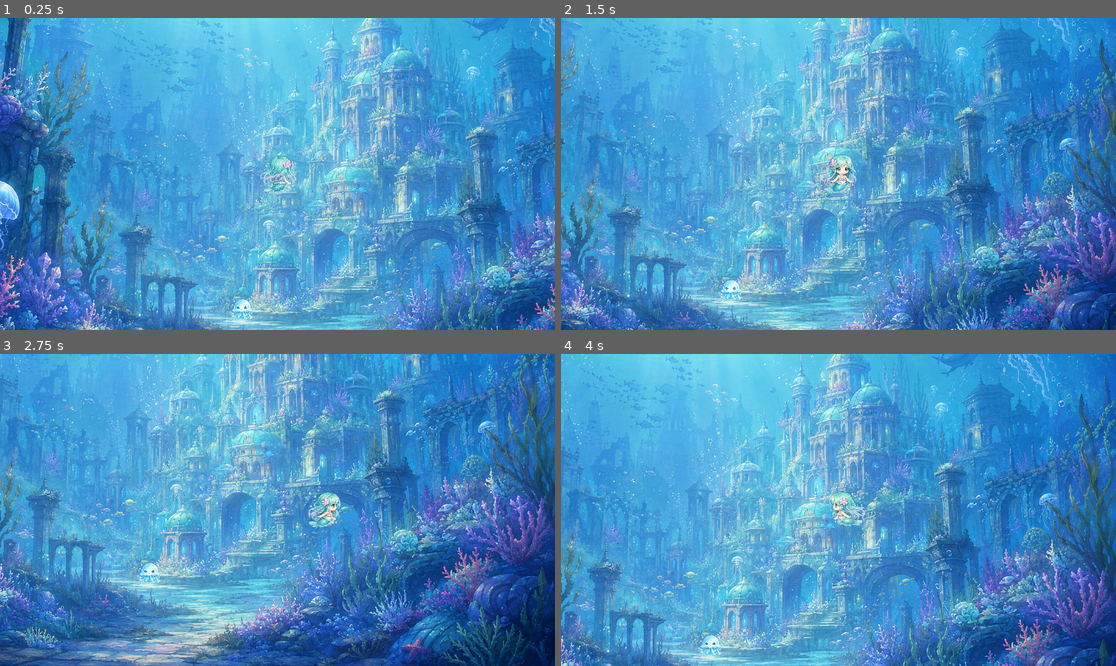
Above: before the commit, frames 1-4 (two rows, left to right).
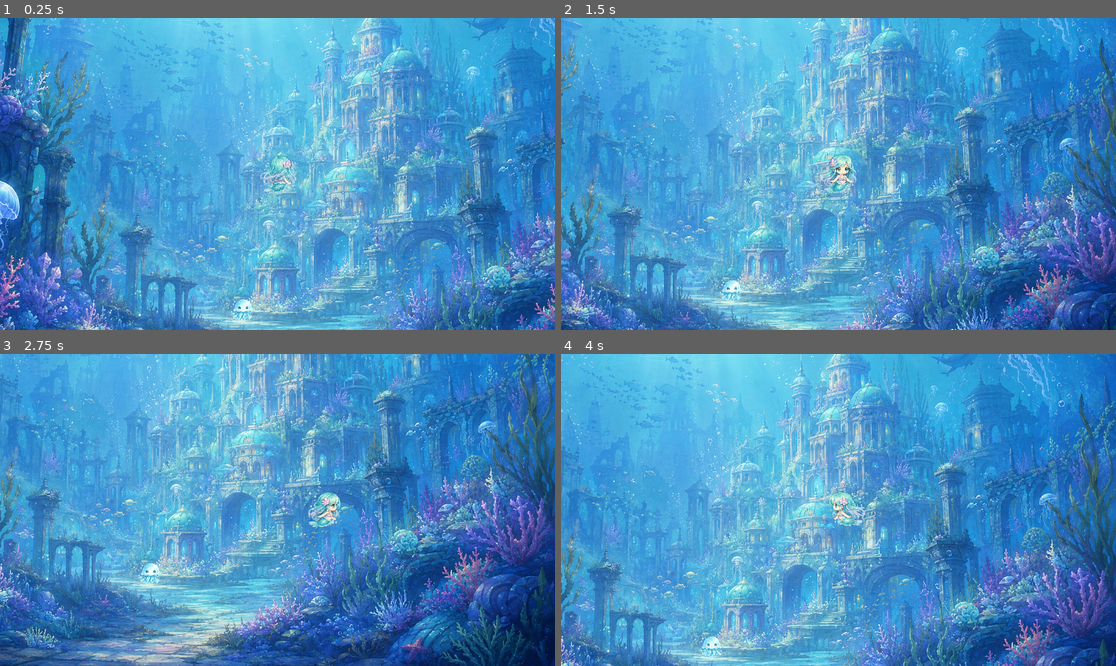
Above: after the commit, the same moments.

Repository: ZeppelinTsai/TheLastAria
Game: Godot game, scene res://scenes/main.tscn
Two runs of this game, one before a commit and one after it. Both use one fixed random seed, a clock stepped at 60 frames per second and the inputs below.
Inputs:
- Up to frame 1 (0.25 s): no input
- Up to frame 2 (1.5 s): tap Enter (ui_accept) at 0.5, 1.35 s; hold Right (ui_right) 0.53-1.28 s; hold Enter (ui_accept) 0.53-1.28 s; hold Down (ui_down) from 1.28 s (still down)
- Up to frame 3 (2.75 s): tap Enter (ui_accept) at 1.52, 1.82 s; release Down (ui_down) at 2.03 s; hold Right (ui_right) from 2.03 s (still down); hold Enter (ui_accept) from 2.03 s (still down)
- Up to frame 4 (4 s): release Right (ui_right) at 2.78 s; release Enter (ui_accept) at 2.78 s; hold Up (ui_up) 2.78-3.53 s; tap Enter (ui_accept) at 2.85, 3.02, 3.32 s; hold Left (ui_left) from 3.53 s (still down); hold Enter (ui_accept) from 3.53 s (still down)

The runs differ from the first frame. In frame 1, 0.1% of the frame differs, in the area x 41-46%, y 90-97%; in frame 2, 0.1%; in frame 3, 0.1%; in frame 4, 0.2%, in the area x 24-30%, y 90-98%.

Commit message:
next_indicator.text = "▼"

Diff:
--- a/scenes/main.gd
+++ b/scenes/main.gd
@@ -5,11 +5,16 @@
 @onready var speaker_name = $UI/DialogBox/SpeakerName
 @onready var speaker_avatar = $UI/DialogBox/SpeakerAvatar
 @onready var type_sound = $TypeSound
+@onready var background_music = $BackgroundMusic
 @onready var next_indicator = $UI/DialogBox/NextIndicator
 @onready var player = $Player
+@onready var lumi = $Lumi
 var avatars = {}
 var next_indicator_base_position = Vector2.ZERO
 var next_indicator_tween: Tween
+const NEXT_INDICATOR_FLOAT_DISTANCE = 4.0
+const NEXT_INDICATOR_BREATH_DURATION = 0.55
+const NEXT_INDICATOR_DIM_ALPHA = 0.45
 
 var dialogs = [
 	{"speaker": "Lumi", "text": "Hey! Wake up!"},
@@ -27,9 +32,11 @@
 	dialog_box.visible = false
 	avatars["Lumi"] = preload("res://img/lumi.png")
 	avatars["Lyra"] = preload("res://img/lyra.png")
-	next_indicator.text = "Press Enter to continue.\n▼"
+	next_indicator.text = "▼"
 	next_indicator_base_position = next_indicator.position
 	hide_next_indicator()
+	play_lumi_idle()
+	setup_background_music()
 
 func _input(event):
 	if event.is_action_pressed("ui_accept") and not event.is_echo():
@@ -100,16 +107,18 @@
 	if next_indicator_tween:
 		next_indicator_tween.kill()
 	next_indicator.position = next_indicator_base_position
-	next_indicator.modulate.a = 0.45
+	next_indicator.modulate.a = NEXT_INDICATOR_DIM_ALPHA
 	next_indicator.visible = true
 	next_indicator_tween = create_tween().set_loops()
+	next_indicator_tween.set_trans(Tween.TRANS_SINE)
+	next_indicator_tween.set_ease(Tween.EASE_IN_OUT)
 	next_indicator_tween.set_parallel(true)
-	next_indicator_tween.tween_property(next_indicator, "position:y", next_indicator_base_position.y - 4.0, 0.45)
-	next_indicator_tween.tween_property(next_indicator, "modulate:a", 1.0, 0.45)
+	next_indicator_tween.tween_property(next_indicator, "position:y", next_indicator_base_position.y - NEXT_INDICATOR_FLOAT_DISTANCE, NEXT_INDICATOR_BREATH_DURATION)
+	next_indicator_tween.tween_property(next_indicator, "modulate:a", 1.0, NEXT_INDICATOR_BREATH_DURATION)
 	next_indicator_tween.chain()
 	next_indicator_tween.set_parallel(true)
-	next_indicator_tween.tween_property(next_indicator, "position:y", next_indicator_base_position.y, 0.45)
-	next_indicator_tween.tween_property(next_indicator, "modulate:a", 0.45, 0.45)
+	next_indicator_tween.tween_property(next_indicator, "position:y", next_indicator_base_position.y, NEXT_INDICATOR_BREATH_DURATION)
+	next_indicator_tween.tween_property(next_indicator, "modulate:a", NEXT_INDICATOR_DIM_ALPHA, NEXT_INDICATOR_BREATH_DURATION)
 
 func hide_next_indicator():
 	if next_indicator_tween:
@@ -118,6 +127,29 @@
 	next_indicator.visible = false
 	next_indicator.position = next_indicator_base_position
 	next_indicator.modulate.a = 1.0
+
+func play_lumi_idle():
+	for lumi_sprite in lumi.find_children("*", "AnimatedSprite2D", true, false):
+		if not lumi_sprite or not lumi_sprite.sprite_frames:
+			continue
+
+		var idle_animation = lumi_sprite.animation
+		if not lumi_sprite.sprite_frames.has_animation(idle_animation):
+			if lumi_sprite.sprite_frames.has_animation("idle_down"):
+				idle_animation = "idle_down"
+			elif lumi_sprite.sprite_frames.has_animation("default"):
+				idle_animation = "default"
+			else:
+				continue
+
+		lumi_sprite.play(idle_animation)
+
+func setup_background_music():
+	if background_music.stream is AudioStreamMP3:
+		background_music.stream.loop = true
+
+	if not background_music.playing:
+		background_music.play()
 
 
 func _on_lumi_body_entered(body: Node2D) -> void:
--- a/scenes/main.tscn
+++ b/scenes/main.tscn
@@ -7,6 +7,7 @@
 [ext_resource type="Texture2D" uid="uid://b65njv17m4lq0" path="res://img/sprite/lyra.png" id="4_o6xl0"]
 [ext_resource type="Texture2D" uid="uid://dxp8k0y75vfds" path="res://img/sunken_city.png" id="5_tbgi4"]
 [ext_resource type="Texture2D" uid="uid://bjjrn7iet2git" path="res://img/sprite/lumi.png" id="7_o6xl0"]
+[ext_resource type="AudioStream" uid="uid://c3wx8j05xjlgs" path="res://audio/BGM/StockTune-Drifting Amongst Stars_1778353519.mp3" id="8_wgr8q"]
 
 [sub_resource type="RectangleShape2D" id="RectangleShape2D_sgp6g"]
 size = Vector2(41, 27)
@@ -147,18 +148,6 @@
 [sub_resource type="RectangleShape2D" id="RectangleShape2D_85g3d"]
 size = Vector2(1632, 224)
 
-[sub_resource type="AtlasTexture" id="AtlasTexture_0ld40"]
-atlas = ExtResource("7_o6xl0")
-region = Rect2(0, 0, 350, 350)
-
-[sub_resource type="AtlasTexture" id="AtlasTexture_gqmmt"]
-atlas = ExtResource("7_o6xl0")
-region = Rect2(350, 0, 350, 350)
-
-[sub_resource type="AtlasTexture" id="AtlasTexture_yc10j"]
-atlas = ExtResource("7_o6xl0")
-region = Rect2(700, 0, 350, 350)
-
 [sub_resource type="AtlasTexture" id="AtlasTexture_jscy8"]
 atlas = ExtResource("7_o6xl0")
 region = Rect2(0, 0, 350, 350)
@@ -173,16 +162,7 @@
 
 [sub_resource type="SpriteFrames" id="SpriteFrames_og1vs"]
 animations = [{
-"frames": [{
-"duration": 1.0,
-"texture": SubResource("AtlasTexture_0ld40")
-}, {
-"duration": 1.0,
-"texture": SubResource("AtlasTexture_gqmmt")
-}, {
-"duration": 1.0,
-"texture": SubResource("AtlasTexture_yc10j")
-}],
+"frames": [],
 "loop": true,
 "name": &"default",
 "speed": 5.0
@@ -291,19 +271,23 @@
 anchor_top = 1.0
 anchor_right = 1.0
 anchor_bottom = 1.0
-offset_left = -132.0
-offset_top = -45.0
-offset_right = -12.0
+offset_left = -43.0
+offset_top = -30.0
+offset_right = -3.0
 offset_bottom = -7.0
 grow_horizontal = 0
 grow_vertical = 0
-text = "按 Enter 繼續
-▼"
+text = "▼"
 horizontal_alignment = 1
 vertical_alignment = 1
 
 [node name="TypeSound" type="AudioStreamPlayer" parent="." unique_id=1205766608]
 stream = ExtResource("3_sugp2")
+
+[node name="BackgroundMusic" type="AudioStreamPlayer" parent="." unique_id=188412069]
+stream = ExtResource("8_wgr8q")
+volume_db = -12.0
+autoplay = true
 
 [node name="CollisionRoot" type="Node" parent="." unique_id=1991662324]
 
@@ -340,26 +324,11 @@
 sprite_frames = SubResource("SpriteFrames_og1vs")
 animation = &"idle_down"
 frame = 1
-frame_progress = 0.075043835
+frame_progress = 0.1988391
 
 [node name="CollisionShape2D" type="CollisionShape2D" parent="Lumi" unique_id=257402283]
 position = Vector2(-74, 282)
 shape = SubResource("CircleShape2D_2wyq8")
 
-[node name="Lumi" type="Area2D" parent="Lumi" unique_id=1093978481]
-collision_layer = 2
-
-[node name="AnimatedSprite2D" type="AnimatedSprite2D" parent="Lumi/Lumi" unique_id=2015338931]
-position = Vector2(-70.99999, 283)
-scale = Vector2(0.2, 0.2)
-sprite_frames = SubResource("SpriteFrames_og1vs")
-animation = &"idle_down"
-frame = 1
-frame_progress = 0.075043835
-
-[node name="CollisionShape2D" type="CollisionShape2D" parent="Lumi/Lumi" unique_id=64878412]
-position = Vector2(-74, 282)
-shape = SubResource("CircleShape2D_2wyq8")
-
 [connection signal="body_entered" from="Lumi" to="." method="_on_lumi_body_entered"]
 [connection signal="body_exited" from="Lumi" to="." method="_on_lumi_body_exited"]
Not shown, added: audio/BGM/StockTune-Drifting Amongst Stars_1778353519.mp3.import
Not shown, added: audio/BGM/StockTune-Drifting Amongst Stars_1778353519.mp3
